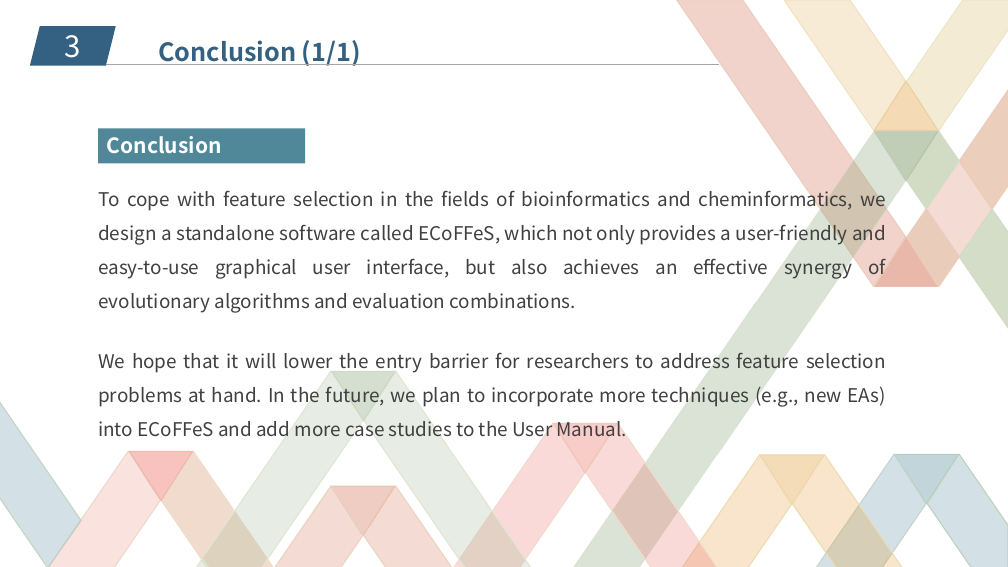
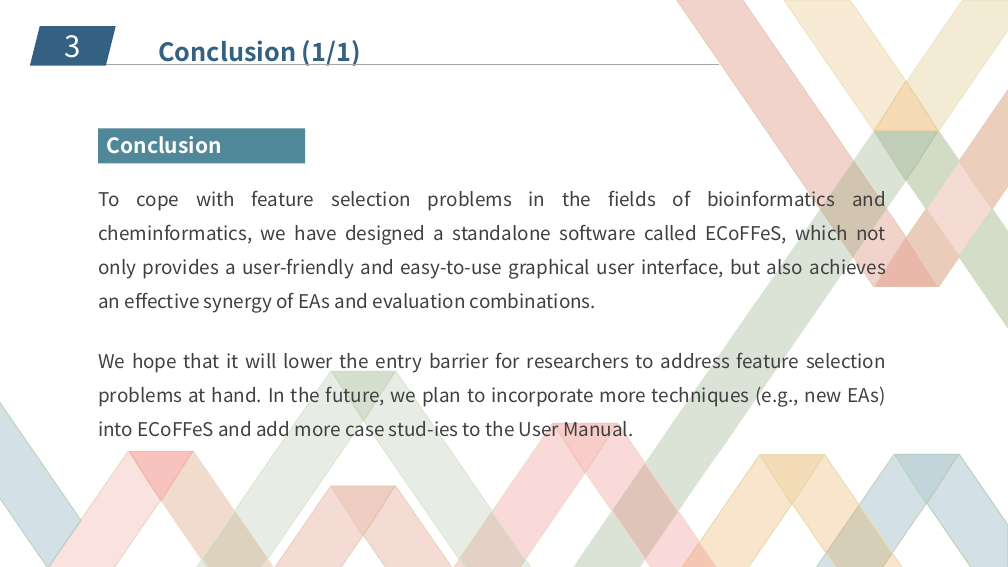
Before and after one commit to JiaweiHuang/ECoFFeS, a slide deck: slide 17 of Others/PPT/ECoFFeS.pptx. Drawn at 1008x567 pixels with LibreOffice and Linux fonts; fonts in the diff are those of the drawing; background and template pictures are left out. Boxes give left, top, right and bottom in pixels: in the first picture for what was removed or moved away, otherwise in the second. Text is boxed around its words. In the diff, an @@ line names an element or a change of style, - is before the commit and + after.

Commit message:
1.0

```diff
--- a/Others/PPT/ECoFFeS.pptx
+++ b/Others/PPT/ECoFFeS.pptx
@@ text at (98, 187, 886, 313): text changed @@
-To cope with feature selection in the fields of bioinformatics and cheminformatics, we design a standalone software called ECoFFeS, which not only provides a user-friendly and easy-to-use graphical user interface, but also achieves an effective synergy of evolutionary algorithms and evaluation combinations.
+To cope with feature selection problems in the fields of bioinformatics and cheminformatics, we have designed a standalone software called ECoFFeS, which not only provides a user-friendly and easy-to-use graphical user interface, but also achieves an effective synergy of EAs and evaluation combinations.
@@ text at (98, 348, 886, 441): text changed @@
-We hope that it will lower the entry barrier for researchers to address feature selection problems at hand. In the future, we plan to incorporate more techniques (e.g., new EAs) into ECoFFeS and add more case studies to the User Manual.
+We hope that it will lower the entry barrier for researchers to address feature selection problems at hand. In the future, we plan to incorporate more techniques (e.g., new EAs) into ECoFFeS and add more case stud-ies to the User Manual.
```
Also in this commit, not shown: 3 other slides changed.
